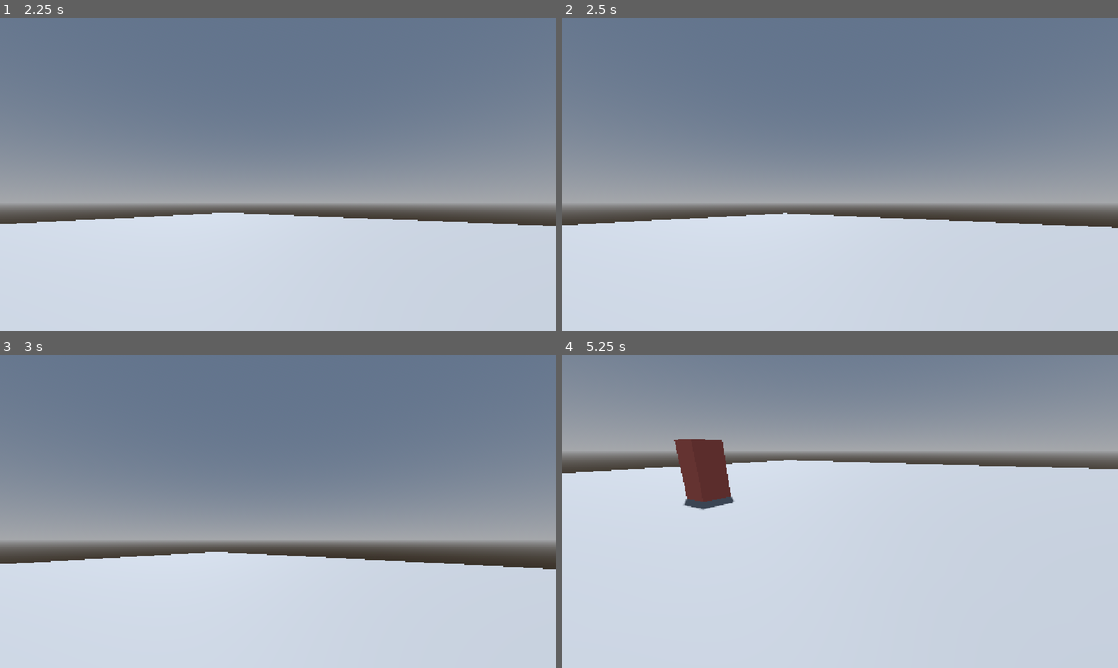
Above: before the commit, frames 1-4 (two rows, left to right).
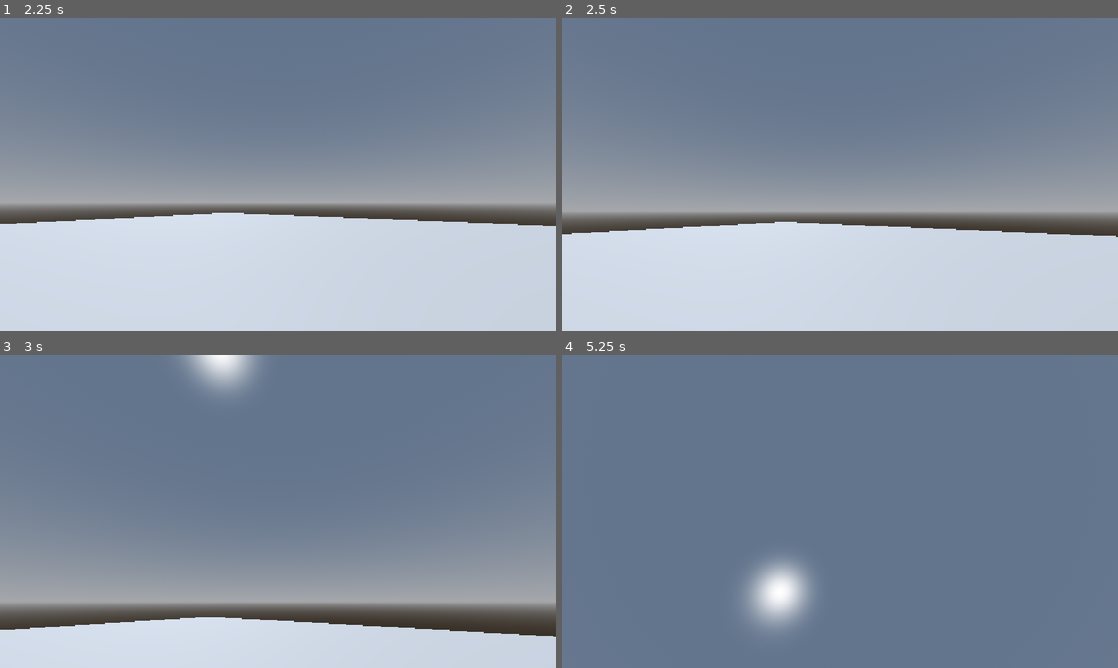
Above: after the commit, the same moments.

Repository: levishinkawa-bit/SCP-Algo
Game: Godot game, scene res://main.tscn
Same seed, same stepped clock (60 frames per second), same inputs: the game is played once before the commit and once after it. The engine's default icon, where the game draws it, is replaced by a stand-in: a white triangle on a blue panel in a dark square.
Inputs (mouse positions are in pixels of both pictures, inside the frame that each line leads up to):
- Up to frame 1 (2.25 s): move the mouse to (305, 174) at 0.52 s; hold W (frente) 0.53-1.28 s; tap U (unlock_mouse) at 0.6, 1.35, 2.1 s; tap Space (pular) at 0.77, 1.52 s; move the mouse to (166, 190) at 1.27 s; hold S (tras) 1.28-2.03 s; move the mouse to (289, 168) at 2.02 s; hold W (frente) from 2.03 s (still down)
- Up to frame 2 (2.5 s): keep holding W (frente)
- Up to frame 3 (3 s): keep holding W (frente); move the mouse to (250, 574) at 2.77 s; tap U (unlock_mouse) at 2.85 s; click (250, 574) at 2.92 s
- Up to frame 4 (5.25 s): tap Space (pular) at 3.02, 3.77, 4.52 s; move the mouse to (878, 514) at 3.52 s; tap U (unlock_mouse) at 3.6, 4.35, 5.1 s; tap R (restart) at 4.15 s; move the mouse to (673, 464) at 4.27 s; release W (frente) at 4.28 s; hold A (esquerda) 4.28-5.03 s; move the mouse to (845, 511) at 5.02 s; hold W (frente) from 5.03 s (still down)

Frame 1 is identical in both runs. In frame 2, 7.5% of the frame differs, in the area x 0-100%, y 59-70%; in frame 3, 39%; in frame 4, 89%, in the area x 0-100%, y 4-100%.

Commit message:
não acertar atravez das paredes

Diff:
--- a/main.tscn
+++ b/main.tscn
@@ -1,7 +1,6 @@
 [gd_scene format=3 uid="uid://dfk2038eilxvx"]
 
 [ext_resource type="Script" uid="uid://db5h53wi2m6ew" path="res://player.gd" id="1_ig7tw"]
-[ext_resource type="PackedScene" uid="uid://c5e60xwf6cxal" path="res://scp_096.tscn" id="2_0xm2m"]
 [ext_resource type="PackedScene" uid="uid://mek66ouh7hc1" path="res://scp_173.tscn" id="3_h2yge"]
 
 [sub_resource type="ProceduralSkyMaterial" id="ProceduralSkyMaterial_0xm2m"]
@@ -57,8 +56,5 @@
 [node name="CollisionShape3D" type="CollisionShape3D" parent="player" unique_id=1974550249]
 shape = SubResource("CylinderShape3D_wc5j7")
 
-[node name="scp096" parent="." unique_id=2129024816 instance=ExtResource("2_0xm2m")]
-transform = Transform3D(1, 0, 0, 0, 1, 0, 0, 0, 1, -0.34659243, 1.7500005, 6.6220694)
-
 [node name="scp173" parent="." unique_id=1853015428 instance=ExtResource("3_h2yge")]
 transform = Transform3D(1, 0, 0, 0, 1, 0, 0, 0, 1, 0.02781868, 1.75, -9.081207)
--- a/player.gd
+++ b/player.gd
@@ -16,10 +16,6 @@
 	}
 
 func _physics_process(delta: float) -> void:
-	if ded:  return
-	var direction = Input.get_vector("esquerda", "direita", "frente", "tras")
-	var vector = (transform.basis * Vector3(direction.x, 0, direction.y)).normalized()
-
 	velDebuf = 0
 	if not is_on_floor():
 		velDebuf = 1
@@ -29,8 +25,11 @@
 	else:
 		velocity.y = 0
 
-	velocity.x = vector.x * (vel - velDebuf)
-	velocity.z = vector.z * (vel - velDebuf)
+	if not ded:
+		var direction = Input.get_vector("esquerda", "direita", "frente", "tras")
+		var vector = (transform.basis * Vector3(direction.x, 0, direction.y)).normalized()
+		velocity.x = vector.x * (vel - velDebuf)
+		velocity.z = vector.z * (vel - velDebuf)
 
 	move_and_slide()
 
--- a/scp096.gd
+++ b/scp096.gd
@@ -16,6 +16,7 @@
 
 @onready var anguy = get_meta("anguy")
 var this_material: Material
+var anguy_tween: Tween
 
 func _ready() -> void:
 	player = get_tree().get_first_node_in_group("player")
@@ -71,26 +72,36 @@
 
 	var diff := player.position - position
 	diff *= diff
-	if anguy and (diff.x + diff.y + diff.z) < 9 and hold <= 0: # 3 * 3
+	if anguy and (diff.x + diff.y + diff.z) < 4 and hold <= 0:
 		player.atacar(999)
 
 func anguyar():
-	create_tween().tween_property(this_material, "albedo_color", Color(1, 0, 0, 1), 5)
-	await get_tree().create_timer(5).timeout
+	if anguy_tween:
+		anguy_tween.kill()
+	anguy_tween = create_tween()
+	anguy_tween.tween_property(this_material, "albedo_color", Color(1, 0, 0, 1), 5)
+
+	await anguy_tween.finished
+
 	anguy = true
 	set_meta("anguy", true)
 
 func desanguyar():
 	anguy = false
 	set_meta("anguy", false)
-	create_tween().tween_property(this_material, "albedo_color", Color(1, 1, 1, 1), 5)
-	await get_tree().create_timer(5).timeout
+	if anguy_tween:
+		anguy_tween.kill()
+	anguy_tween = create_tween()
+	anguy_tween.tween_property(this_material, "albedo_color", Color(1, 1, 1, 1), 5)
+
+	await anguy_tween.finished
 
 func _input(_event: InputEvent) -> void:
 	if Input.is_action_just_pressed("restart"):
 		position = first_state.get("pos")
 		rotation = first_state.get("rot")
 		velocity = first_state.get("vel")
+		anguy_tween.kill()
 		this_material.albedo_color = Color(1, 1, 1, 1)
 		anguy = false
 		set_meta("anguy", false)
--- a/scp173.gd
+++ b/scp173.gd
@@ -9,17 +9,23 @@
 	}
 
 var player: CharacterBody3D
+var olhado := false
+var raycast: RayCast3D
 
 func _ready() -> void:
 	player = get_tree().get_first_node_in_group("player")
 	$VisibleOnScreenNotifier3D.screen_entered.connect(_screen_entered)
 	$VisibleOnScreenNotifier3D.screen_exited.connect(_screen_exited)
+	raycast = RayCast3D.new()
+	raycast.enabled = false
+	raycast.exclude_parent = true
+	add_child(raycast)
 
 func _physics_process(delta: float) -> void:
 	if not is_on_floor():
 		velocity.y -= Config.gravidade * delta
 
-	if not get_meta("olhado") > 0:
+	if not olhado:
 		var vector = (transform.basis * Vector3(0, 0, -1)).normalized() * vel
 		velocity.z = vector.z
 		velocity.x = vector.x
@@ -29,18 +35,32 @@
 	move_and_slide()
 
 func _screen_entered():
-	set_meta("olhado", get_meta("olhado") + 1)
+	set_meta("olhado", true)
+	olhado = true
 func _screen_exited():
-	set_meta("olhado", get_meta("olhado") - 1)
+	set_meta("olhado", false)
+	olhado = false
 
 func _process(_delta: float) -> void:
-	if not player or get_meta("olhado") > 0: return
+	if not player or olhado: return
 	var alvo = player.global_position
 
 	look_at(alvo)
 	rotation.x = 0
 	rotation.z = 0
 
+	var diff := player.position - position
+	diff *= diff
+	if not olhado and (diff.x + diff.y + diff.z) < 4:
+		raycast.enabled = true
+		raycast.target_position = raycast.to_local(player.global_position)
+		raycast.force_raycast_update()
+		if raycast.is_colliding():
+			if raycast.get_collider() == player or raycast.get_collider() in player.get_children():
+				player.atacar(999)
+		raycast.enabled = false
+
+
 func _input(_event: InputEvent) -> void:
 	if Input.is_action_just_pressed("restart"):
 		position = first_state.get("pos")
--- a/scp_173.tscn
+++ b/scp_173.tscn
@@ -15,7 +15,7 @@
 
 [node name="scp173" type="CharacterBody3D" unique_id=2129024816 groups=["inimigo", "scp173"]]
 script = ExtResource("1_huo3q")
-metadata/olhado = 0
+metadata/olhado = false
 
 [node name="CollisionShape3D" type="CollisionShape3D" parent="." unique_id=873363649]
 transform = Transform3D(1, 0, 0, 0, 1, 0, 0, 0, 1, 0, 1, 0)
